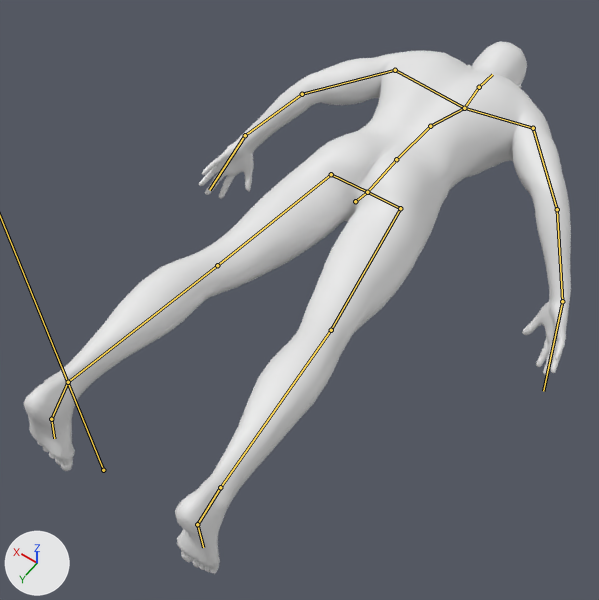
Renders of the FBX model EmodiaQuest/EmodiaQuest/EmodiaQuestContent/fbxContent/player/makeHuman_selfRig_13_stand.fbx from each side of a commit.
One viewpoint serves both versions: a 50 mm camera at (-0.0133, 0.0068, 0.0266) aimed at (0.0008, -0.0128, -0.0043). Every picture has the same lights, and +X, +Y and +Z are marked at lower left. Both versions are drawn at frame 18 of the action 'stand'; the numbers are the values there. The bones that bend it are drawn over the model as lines.

The first picture shows 'exportv4_Body'.
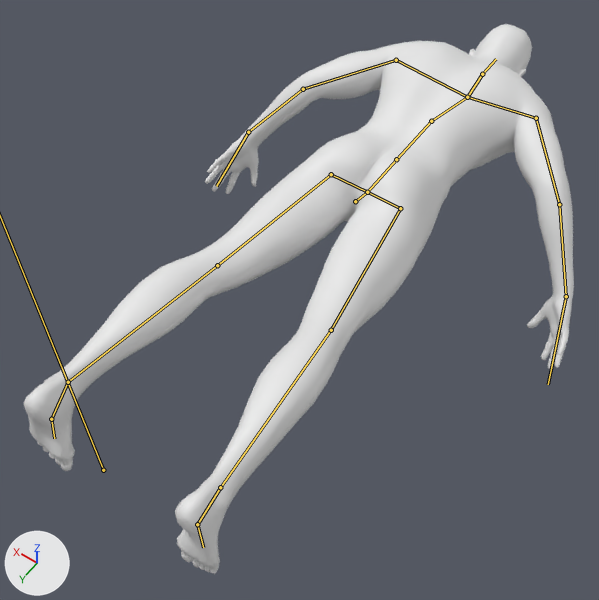
Where the change shows, as pixel boxes [x1, y1, x2, y2] in the pictures (599 x 600 px):
'exportv4_Body', posed
    before: [24, 42, 571, 574]
    after: [24, 24, 574, 574]
bone 'Middle_spine', root to tip
    before: (396, 159) to (430, 126)
    after: (396, 159) to (431, 121)

What the commit changed:
Bone 'Middle_spine' (bone_middle_spine) turns from (5, 0, 0) to (0, 0, 0) degrees about its own x, y and z.
